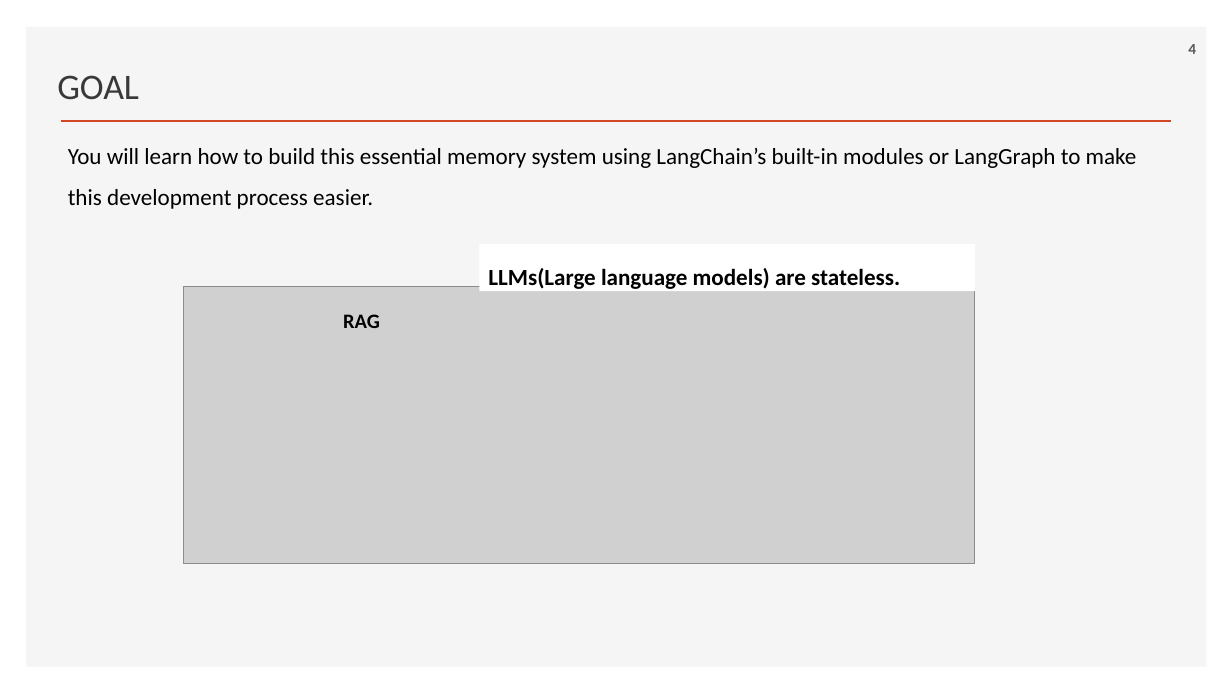
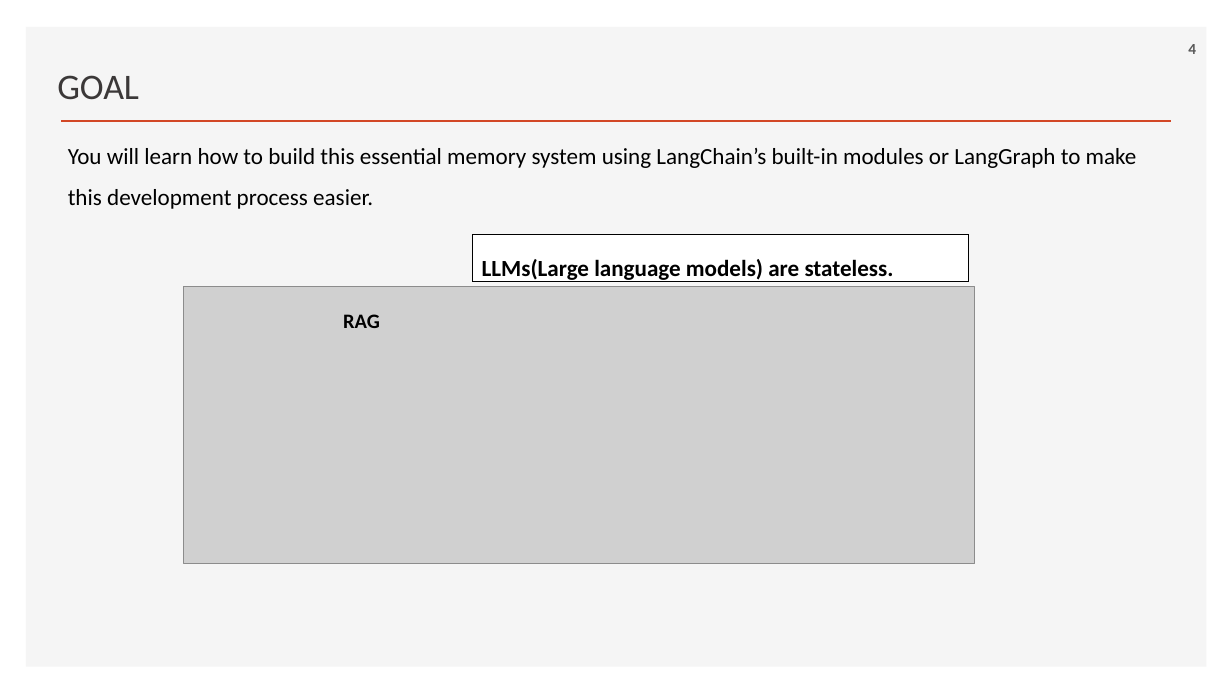
Before and after one commit to ancestor9/2026_Fall_Learning-Langchain-AI-Agent, a slide deck: slide 4 of ppts/CHAPTER 4 Using LangGraph to Add Memory to Your Chatbot.pptx. Drawn at 1232x693 pixels with LibreOffice and Linux fonts; fonts in the diff are those of the drawing; grey boxes stand for pictures; background and template pictures are left out. Boxes give left, top, right and bottom in pixels: in the first picture for what was removed or moved away, otherwise in the second. Text is boxed around its words. In the diff, an @@ line names an element or a change of style, - is before the commit and + after.

```diff
--- a/ppts/CHAPTER 4 Using LangGraph to Add Memory to Your Chatbot.pptx
+++ b/ppts/CHAPTER 4 Using LangGraph to Add Memory to Your Chatbot.pptx
@@ rectangle "LLMs(Large language models) are stateless." moved from (x1=480, y1=244, x2=975, y2=291) to (x1=472, y1=235, x2=968, y2=282) @@
@@ rectangle "LLMs(Large language models) are stateless." at (x1=472, y1=235, x2=968, y2=282): outline none to #000000 0.75 pt @@
```
Also in this commit, not shown: 10 other slides changed, 1 slide added, 1 slide removed.
